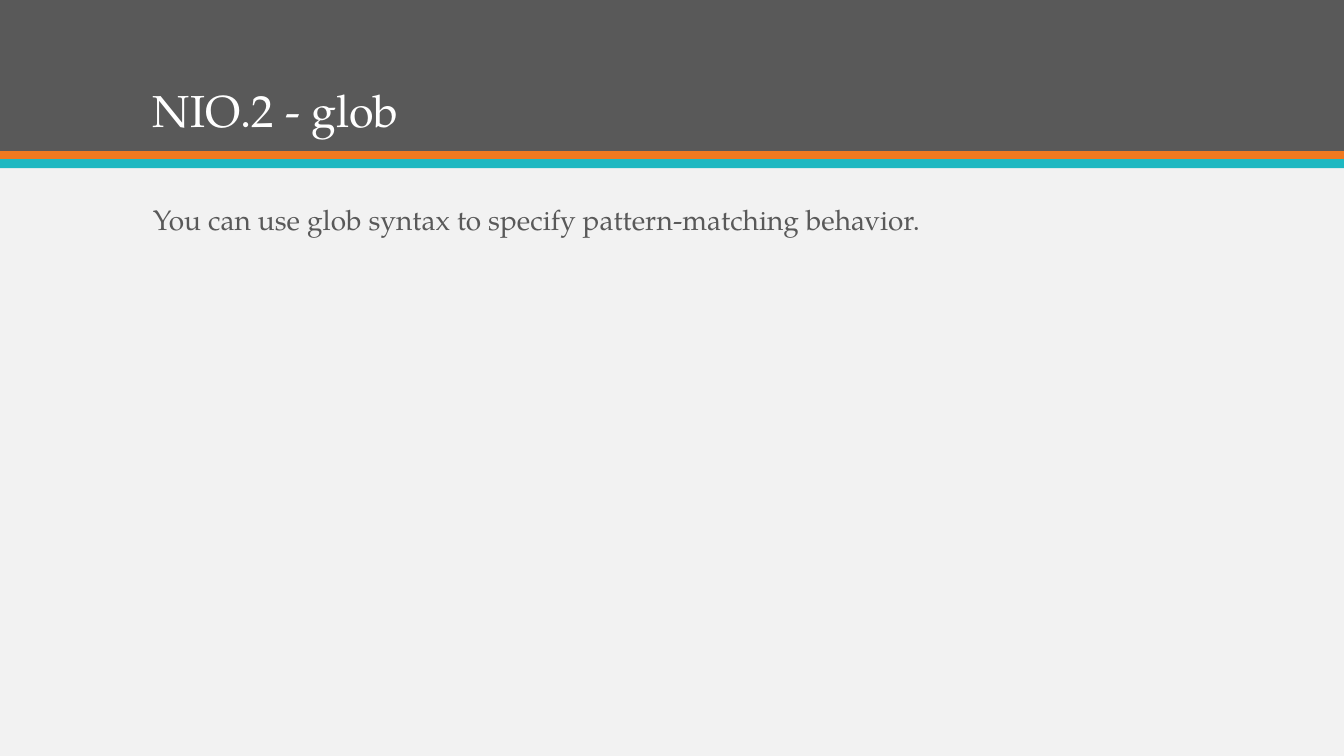
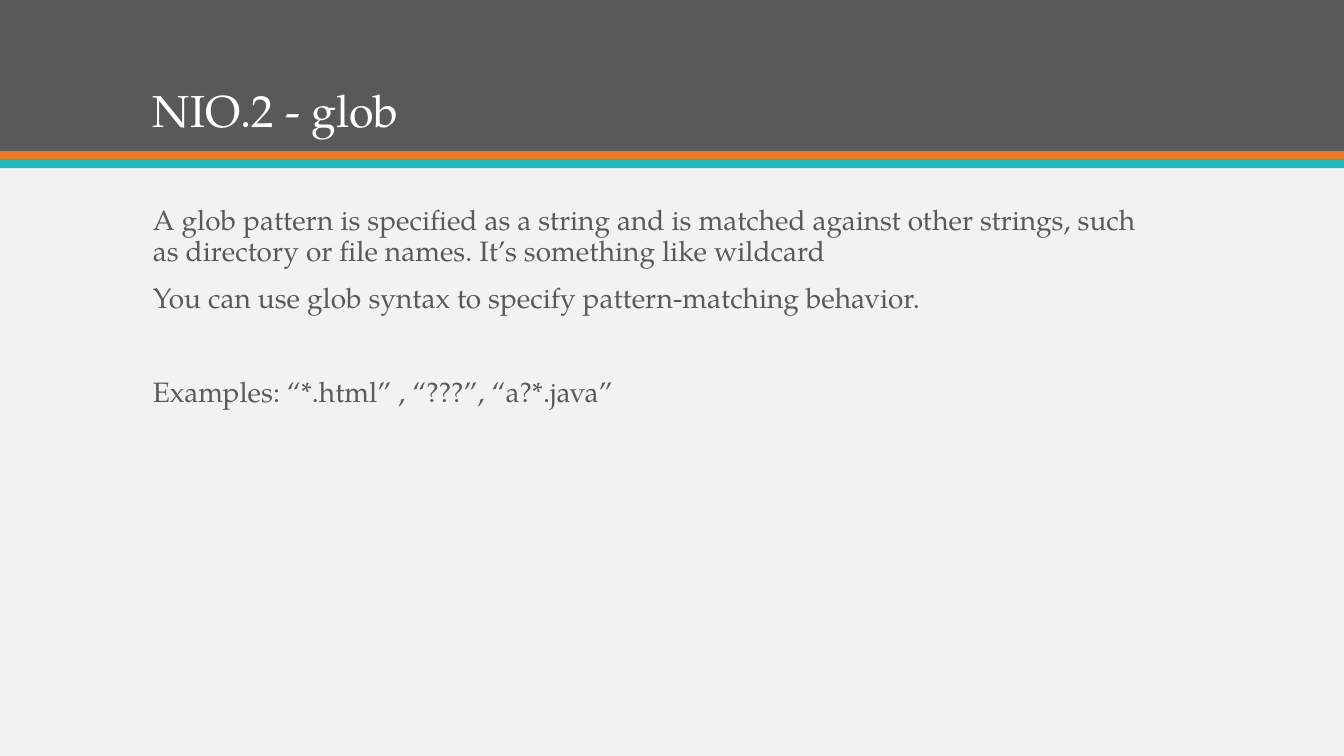
Before and after one commit to KKAries/my-repository, a slide deck: slide 19 of Brief Introduction of Java 7.pptx (slide 14 before the commit). Drawn at 1344x756 pixels with LibreOffice and Linux fonts; fonts in the diff are those of the drawing. Boxes give left, top, right and bottom in pixels: in the first picture for what was removed or moved away, otherwise in the second. Text is boxed around its words. In the diff, an @@ line names an element or a change of style, - is before the commit and + after.

```diff
--- a/Brief Introduction of Java 7.pptx
+++ b/Brief Introduction of Java 7.pptx
@@ text at bbox=[153, 209, 1136, 269]: paragraph added @@
+A glob pattern is specified as a string and is matched against other strings, such as directory or file names. It’s something like wildcard
@@ text at bbox=[153, 382, 613, 410]: paragraph added @@
+Examples: “*.html” , “???”, “a?*.java”
```
Also in this commit, not shown: 17 other slides changed, 12 slides added, 3 slides removed, 2 other files.
